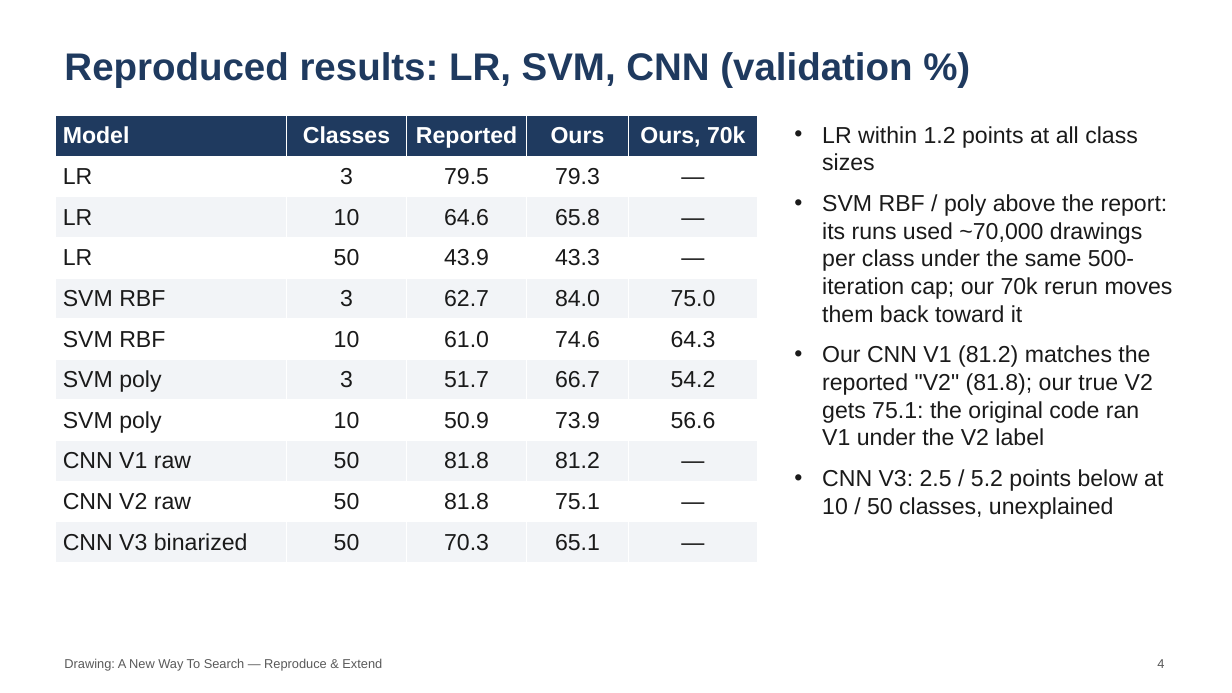
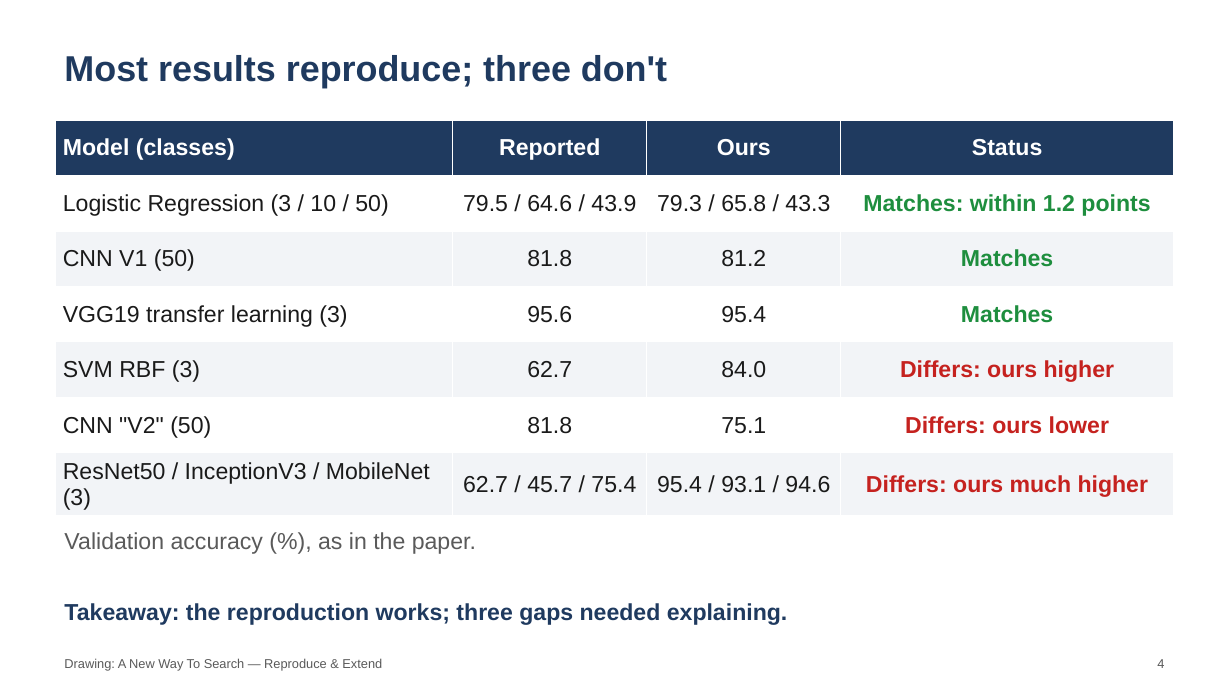
Before and after one commit to kesho475/ML-MiniProject, a slide deck: slide 4 of presentation/ML_MiniProject.pptx. Drawn at 1232x693 pixels with LibreOffice and Linux fonts; fonts in the diff are those of the drawing. Boxes give left, top, right and bottom in pixels: in the first picture for what was removed or moved away, otherwise in the second. Text is boxed around its words. In the diff, an @@ line names an element or a change of style, - is before the commit and + after.

```diff
--- a/presentation/ML_MiniProject.pptx
+++ b/presentation/ML_MiniProject.pptx
@@ text removed at bbox=[64, 52, 912, 87] @@
-Reproduced results: LR, SVM, CNN (validation %)
@@ text added at bbox=[64, 55, 667, 88], 28 pt, text #1F3A5F, bold @@
+Most results reproduce; three don't
@@ table at bbox=[55, 120, 1174, 514] @@
-Model | Classes | Reported | Ours | Ours, 70k
-LR | 3 | 79.5 | 79.3 | —
-LR | 10 | 64.6 | 65.8 | —
-LR | 50 | 43.9 | 43.3 | —
-SVM RBF | 3 | 62.7 | 84.0 | 75.0
-SVM RBF | 10 | 61.0 | 74.6 | 64.3
-SVM poly | 3 | 51.7 | 66.7 | 54.2
-SVM poly | 10 | 50.9 | 73.9 | 56.6
-CNN V1 raw | 50 | 81.8 | 81.2 | —
-CNN V2 raw | 50 | 81.8 | 75.1 | —
-CNN V3 binarized | 50 | 70.3 | 65.1 | —
+Model (classes) | Reported | Ours | Status
+Logistic Regression (3 / 10 / 50) | 79.5 / 64.6 / 43.9 | 79.3 / 65.8 / 43.3 | Matches: within 1.2 points
+CNN V1 (50) | 81.8 | 81.2 | Matches
+VGG19 transfer learning (3) | 95.6 | 95.4 | Matches
+SVM RBF (3) | 62.7 | 84.0 | Differs: ours higher
+CNN "V2" (50) | 81.8 | 75.1 | Differs: ours lower
+ResNet50 / InceptionV3 / MobileNet (3) | 62.7 / 45.7 / 75.4 | 95.4 / 93.1 / 94.6 | Differs: ours much higher
@@ table: place and size @@
-table at bbox=[55, 116, 758, 563]
+table at bbox=[55, 120, 1174, 514]
@@ text removed at bbox=[822, 126, 1173, 519] @@
-• LR within 1.2 points at all class sizes
-• SVM RBF / poly above the report: its runs used ~70,000 drawings per class under the same 500-iteration cap; our 70k rerun moves them back toward it
-• Our CNN V1 (81.2) matches the reported "V2" (81.8); our true V2 gets 75.1: the original code ran V1 under the V2 label
-• CNN V3: 2.5 / 5.2 points below at 10 / 50 classes, unexplained
@@ text added at bbox=[64, 532, 476, 554], 18 pt, text #5A5A5A @@
+Validation accuracy (%), as in the paper.
@@ text added at bbox=[64, 603, 788, 625], 18 pt, text #1F3A5F, bold @@
+Takeaway: the reproduction works; three gaps needed explaining.
```
Also in this commit, not shown: 6 other slides changed, 1 slide added, 1 slide removed, 7 other files.
